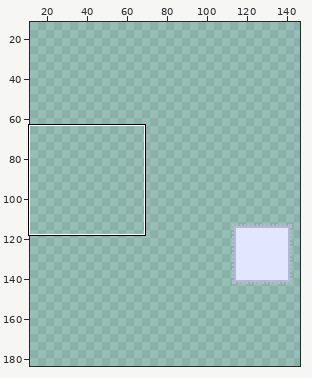
Two versions of one pixel-art file, LD58UnityProject/Files/characters.aseprite. The first picture is a wide view before the edit; the outline marks the close-up.
Close-up. Before the edit:
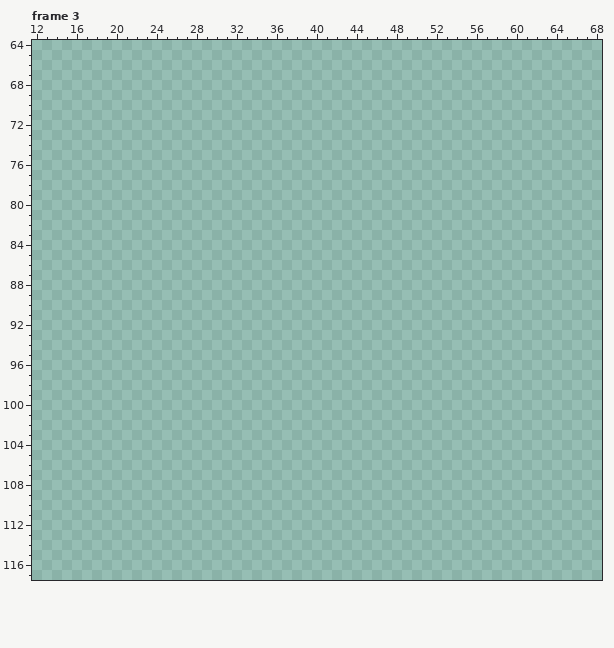
256x256 pixels, 3 frames. Colours within 5 levels of each other are drawn and written as one. Shown: frame 3: x 12..68, y 64..117. The wide view leaves out empty margins. The commit also changed other frames or places, which this record leaves out.
New version:
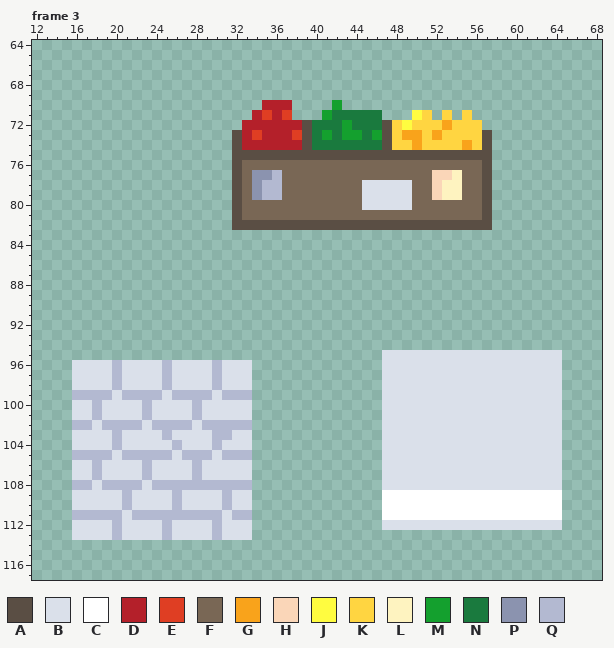
Palette (. is transparent): A #5a4e44  B #dae0ea  C #ffffff  D #b4202a  E #df3e23  F #796755  G #f9a31b  H #fad6b8  J #fffc40  K #ffd541  L #fef3c0  M #14a02e  N #1a7a3e  P #8b93af  Q #b3b9d1
Change:
layer "Enviro" added
layer "Enviro2" added
Changed rows in their new state; - is an unchanged pixel.
Frame 3, layers "Enviro2", "Enviro":
first column x 32:
 70 ---DDD----M---------------
 71 --DEDE---MNNNNN---JK-K-K--
 72 -DDDDDDANNNMNNNAKJKKKGKKK-
 73 ADEDDDEANMNMMNMAKGGKGKKKKA
 74 ADDDDDDANNNNNNNAKKGKKKKGKA
 75 AAAAAAAAAAAAAAAAAAAAAAAAAA
 76 AFFFFFFFFFFFFFFFFFFFFFFFFA
 77 AFPPQFFFFFFFFFFFFFFFHHLFFA
 78 AFPQQFFFFFFFFBBBBBFFHLLFFA
 79 AFPQQFFFFFFFFBBBBBFFHLLFFA
 80 AFFFFFFFFFFFFBBBBBFFFFFFFA
 81 AFFFFFFFFFFFFFFFFFFFFFFFFA
 82 AAAAAAAAAAAAAAAAAAAAAAAAAA
first column x 16:
 95 -------------------------------BBBBBBBBBBBBBBBBBB
 96 BBBBQBBBBQBBBBQBBB-------------BBBBBBBBBBBBBBBBBB
 97 BBBBQBBBBQBBBBQBBB-------------BBBBBBBBBBBBBBBBBB
 98 BBBBQBBBBQBBBBQBBB-------------BBBBBBBBBBBBBBBBBB
 99 QQQQBQQQQBQQQQBQQQ-------------BBBBBBBBBBBBBBBBBB
100 BBQBBBBQBBBBQBBBBB-------------BBBBBBBBBBBBBBBBBB
101 BBQBBBBQBBBBQBBBBB-------------BBBBBBBBBBBBBBBBBB
102 QQBQQQQBQQQQBQQQQQ-------------BBBBBBBBBBBBBBBBBB
103 BBBBQBBBBQBBBBQQBB-------------BBBBBBBBBBBBBBBBBB
104 BBBBQBBBBBQBBBQBBB-------------BBBBBBBBBBBBBBBBBB
105 QQQQBQQQQQBQQQBQQQ-------------BBBBBBBBBBBBBBBBBB
106 BBQBBBBQBBBBQBBBBB-------------BBBBBBBBBBBBBBBBBB
107 BBQBBBBQBBBBQBBBBB-------------BBBBBBBBBBBBBBBBBB
108 QQBQQQQBQQQQQQQQQQ-------------BBBBBBBBBBBBBBBBBB
109 BBBBBQBBBBQBBBBQBB-------------CCCCCCCCCCCCCCCCCC
110 BBBBBQBBBBQBBBBQBB-------------CCCCCCCCCCCCCCCCCC
111 QQQQQBQQQQQQQQQBQQ-------------CCCCCCCCCCCCCCCCCC
112 BBBBQBBBBQBBBBQBBB-------------BBBBBBBBBBBBBBBBBB
113 BBBBQBBBBQBBBBQBBB-------------------------------
